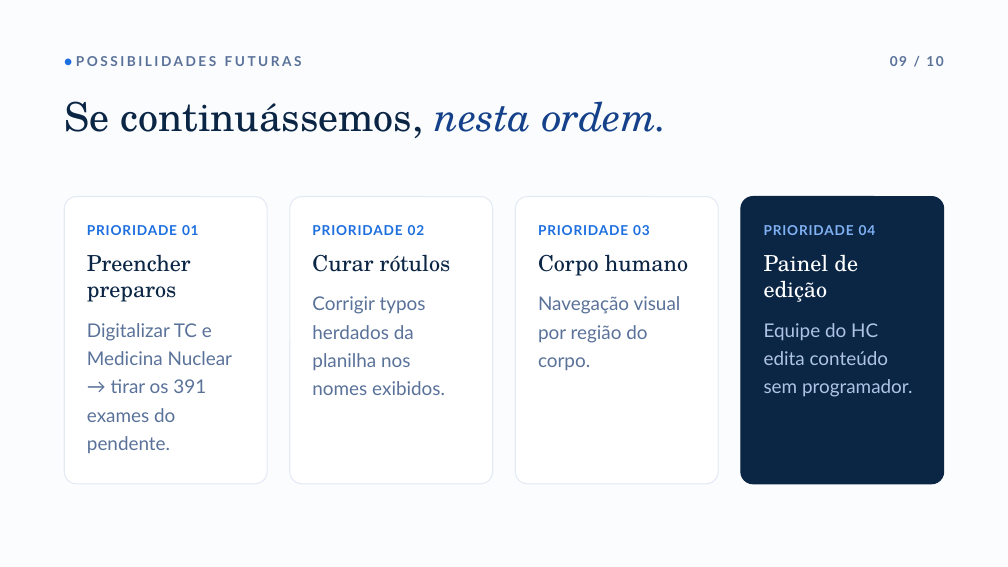
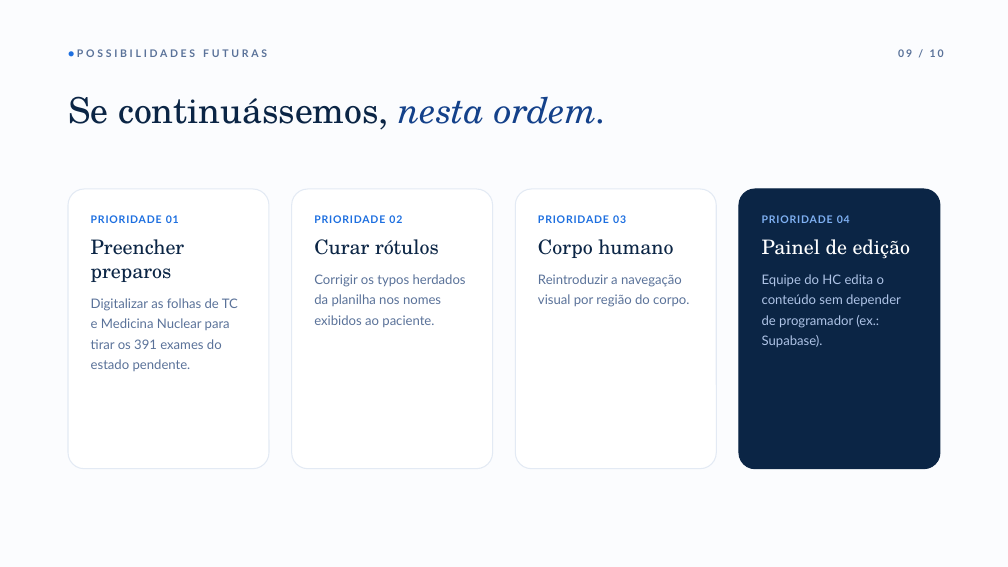
Before and after one commit to ata1de/hc-ufpe-exam-assistant, a slide deck: slide 10 of docs/Apresentacao_HC-UFPE.pptx. Drawn at 1008x567 pixels with LibreOffice and Linux fonts; fonts in the diff are those of the drawing. Boxes give left, top, right and bottom in pixels: in the first picture for what was removed or moved away, otherwise in the second. Text is boxed around its words. In the diff, an @@ line names an element or a change of style, - is before the commit and + after.

```diff
--- a/docs/Apresentacao_HC-UFPE.pptx
+++ b/docs/Apresentacao_HC-UFPE.pptx
@@ text "● POSSIBILIDADES FUTURAS" at bbox=[77, 49, 267, 57]: size 13 to 10 pt, letter spacing 2.4 to 2.6 pt @@
@@ text "09 / 10": place and size @@
-text "09 / 10" at bbox=[890, 56, 943, 66]
+text "09 / 10" at bbox=[898, 49, 944, 57]
@@ text "09 / 10" at bbox=[898, 49, 944, 57]: size 13 to 10 pt, letter spacing 1.5 to 1.8 pt @@
@@ text "Se continuássemos, nesta ordem." at bbox=[68, 96, 607, 130]: size 38 to 34 pt; line spacing 1.02 to 1.03 @@
@@ rounded rectangle: place and size @@
-rounded rectangle at bbox=[64, 197, 267, 484]
+rounded rectangle at bbox=[68, 189, 269, 469]
@@ rounded rectangle: place and size @@
-rounded rectangle at bbox=[290, 197, 492, 484]
+rounded rectangle at bbox=[292, 189, 493, 469]
@@ rounded rectangle: place and size @@
-rounded rectangle at bbox=[516, 197, 718, 484]
+rounded rectangle at bbox=[516, 189, 717, 469]
@@ proportions changed in 4 elements at bbox=[516, 189, 717, 469], bbox=[292, 189, 493, 469], bbox=[68, 189, 269, 469], bbox=[739, 189, 940, 469] @@
@@ rounded rectangle: place and size @@
-rounded rectangle at bbox=[741, 197, 944, 484]
+rounded rectangle at bbox=[739, 189, 940, 469]
@@ text at bbox=[91, 215, 185, 282]: size 13 to 10 pt in "PRIORIDADE 01"; size 21 to 19 pt in "Preencher preparos"; less space between paragraphs @@
@@ text "PRIORIDADE 01": place and size @@
-text "PRIORIDADE 01" at bbox=[87, 225, 233, 453]
+text "PRIORIDADE 01" at bbox=[91, 215, 238, 371]
@@ text at bbox=[314, 215, 439, 255]: size 13 to 10 pt in "PRIORIDADE 02"; size 21 to 19 pt in "Curar rótulos"; less space between paragraphs @@
@@ text "PRIORIDADE 02": place and size @@
-text "PRIORIDADE 02" at bbox=[312, 225, 451, 395]
+text "PRIORIDADE 02" at bbox=[314, 215, 466, 327]
@@ text at bbox=[538, 215, 673, 258]: size 13 to 10 pt in "PRIORIDADE 03"; size 21 to 19 pt in "Corpo humano"; less space between paragraphs @@
@@ text "PRIORIDADE 03": place and size @@
-text "PRIORIDADE 03" at bbox=[538, 225, 688, 371]
+text "PRIORIDADE 03" at bbox=[538, 215, 689, 307]
@@ text "PRIORIDADE 04": place and size @@
-text "PRIORIDADE 04" at bbox=[764, 225, 913, 397]
+text "PRIORIDADE 04" at bbox=[762, 215, 910, 347]
@@ text at bbox=[762, 215, 910, 259]: size 13 to 10 pt in "PRIORIDADE 04"; size 21 to 19 pt in "Painel de edição"; less space between paragraphs @@
@@ text at bbox=[91, 298, 238, 371]: text changed; size 18 to 12.5 pt @@
-Digitalizar TC e Medicina Nuclear → tirar os 391 exames do pendente.
+Digitalizar as folhas de TC e Medicina Nuclear para tirar os 391 exames do estado pendente.
@@ text at bbox=[314, 274, 466, 327]: text changed; size 18 to 12.5 pt @@
-Corrigir typos herdados da planilha nos nomes exibidos.
+Corrigir os typos herdados da planilha nos nomes exibidos ao paciente.
@@ text at bbox=[538, 274, 689, 307]: text changed; size 18 to 12.5 pt @@
-Navegação visual por região do corpo.
+Reintroduzir a navegação visual por região do corpo.
@@ text at bbox=[762, 274, 901, 347]: text changed; size 18 to 12.5 pt @@
-Equipe do HC edita conteúdo sem programador.
+Equipe do HC edita o conteúdo sem depender de programador (ex.: Supabase).
```
Also in this commit, not shown: 10 other slides changed.
